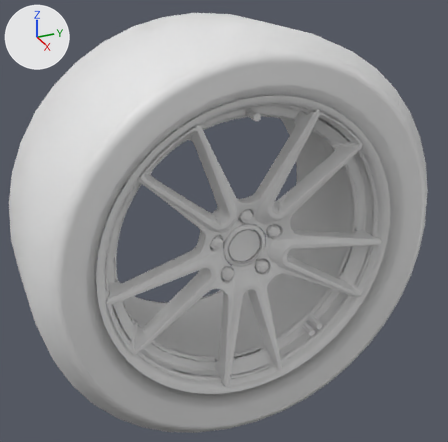
Renders of the glTF model public/parts/wheel_hasu.glb from each side of a commit.
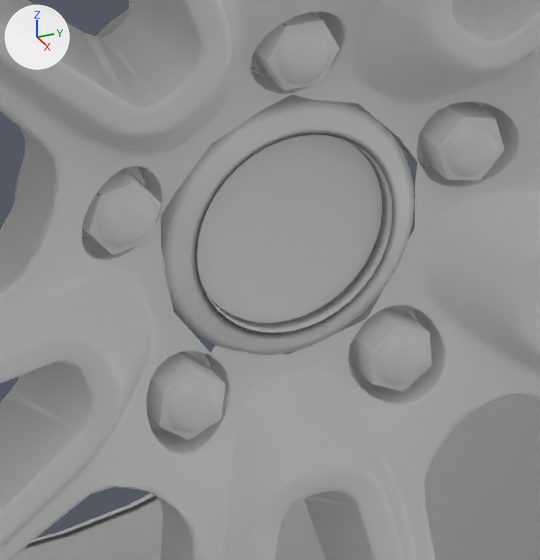
There are two pictures of each version: one whole from a camera (50 mm lens) standing at (0.731, -0.327, 0.371) and looking at (-0.001, 0.003, 0.005), one close up on the part from 44% to 64% of the width and 47% to 68% of the height. Lighting does not change. The marker at upper left points along +X, +Y and +Z. The first two pictures are the older version. Where no turn or scale is listed for an object, it has been applied to the vertices. Vertices at exactly the same position are counted once.

The scene before the commit, as lines of its bpy script (objects in view):
```python
me_wheels_wheel_hasu = bpy.data.meshes.new('wheels.wheel_hasu')
me_wheels_wheel_hasu.from_pydata(...)  # 5994 vertices, 10207 faces; spans x -0.125..0.125, y -0.28..0.28, z -0.28..0.28
# faces by material slot: [5035, 440, 748, 3024, 960]
me_wheels_wheel_hasu.materials.append(mat_rim)  # white #e7e7e7
me_wheels_wheel_hasu.materials.append(mat_rimcap)  # white #e7e7e7
me_wheels_wheel_hasu.materials.append(mat_chrome)  # white #e7e7e7
me_wheels_wheel_hasu.materials.append(mat_rimlip)  # white #e7e7e7
me_wheels_wheel_hasu.materials.append(mat_tire)  # white #e7e7e7
ob_wheel = bpy.data.objects.new('Wheel', me_wheels_wheel_hasu)
ob_wheel.location = (0.0, 0.0, 0.0)
```
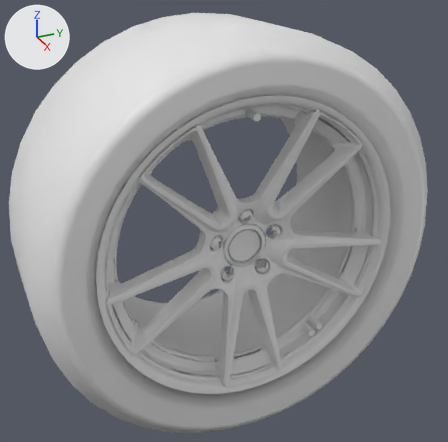
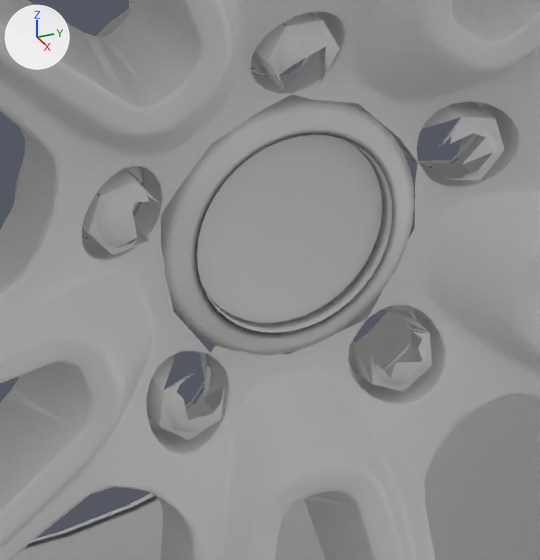
Where the change shows, as pixel boxes [x1, y1, x2, y2] in the close-ups (540 x 560 px):
part 1 of me_wheels_wheel_hasu, cut back: before [120, 47, 493, 420]; after [186, 162, 470, 420]

What the commit changed:
me_wheels_wheel_hasu is used by ob_wheel; location (0.0, 0.0, 0.0).
me_wheels_wheel_hasu had 5994 vertices, 10207 faces and spanned x -0.125..0.125, y -0.28..0.28, z -0.28..0.28.
me_wheels_wheel_hasu now has 5934 vertices, 10000 faces and spans x -0.125..0.125, y -0.28..0.28, z -0.28..0.28.
Part 1, on me_wheels_wheel_hasu:
60 vertices are removed from x 0.065..0.079, y -0.038..0.038, z -0.033..0.041.
223 faces are deleted.
3 vertices move within x 0.066, y 0.018..0.036, z -0.032..0.007.
16 new faces join them, mat_chrome (white #e7e7e7).
